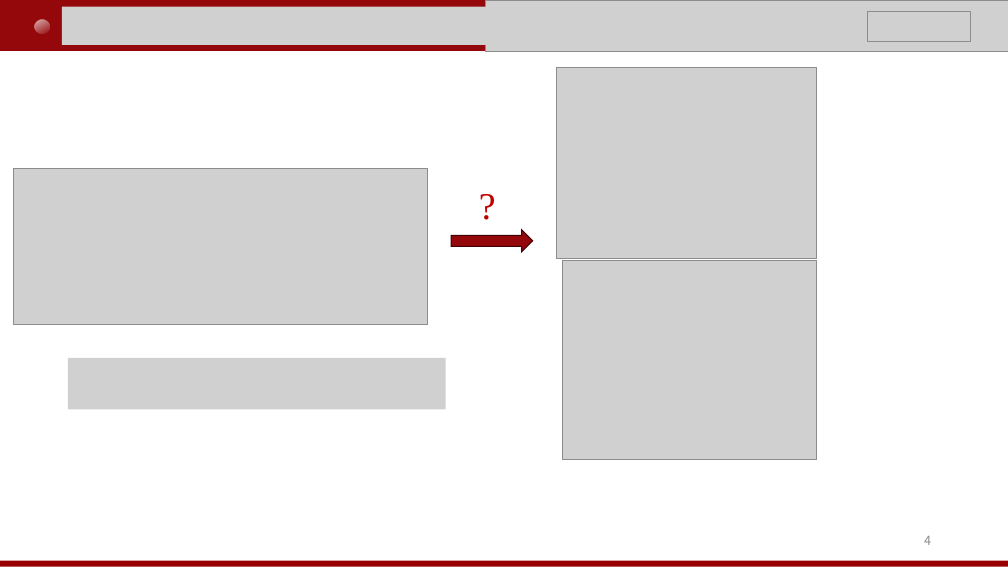
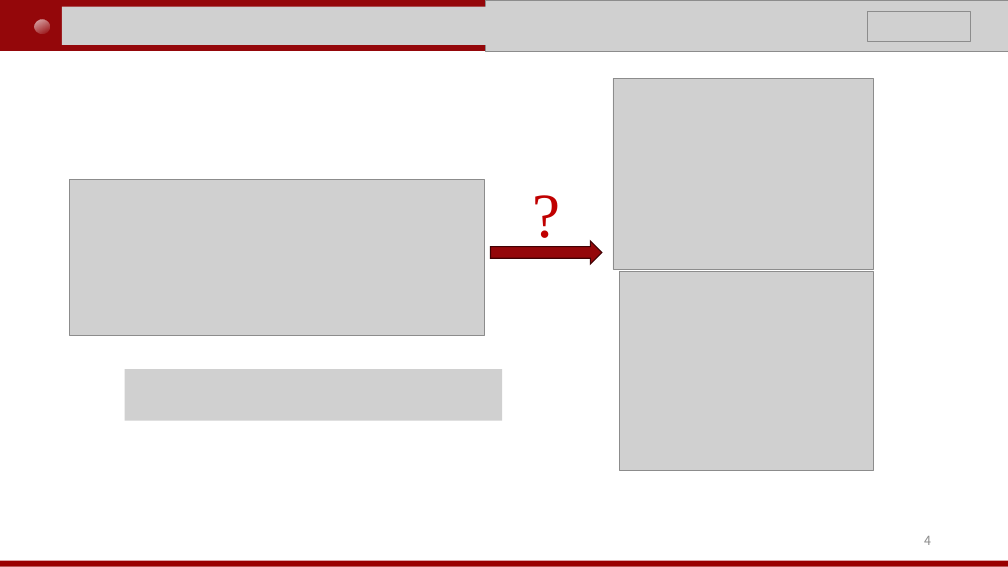
Before and after one commit to WYL-PKU/WYL-PKU.github.io, a slide deck: slide 4 of pdf/PASRML/王艺霖_基于机器学习的行星大气光谱反演.pptx. Drawn at 1008x567 pixels with LibreOffice and Linux fonts; fonts in the diff are those of the drawing; grey boxes stand for pictures. Boxes give left, top, right and bottom in pixels: in the first picture for what was removed or moved away, otherwise in the second. Text is boxed around its words. In the diff, an @@ line names an element or a change of style, - is before the commit and + after.

```diff
--- a/pdf/PASRML/王艺霖_基于机器学习的行星大气光谱反演.pptx
+++ b/pdf/PASRML/王艺霖_基于机器学习的行星大气光谱反演.pptx
@@ text "?": place and size @@
-text "?" at [472,178,499,231]
+text "?" at [525,171,552,255]
@@ text "?" at [525,171,552,255]: size 36 to 60 pt @@
@@ right arrow: place and size @@
-right arrow at [451,230,533,252]
+right arrow at [491,241,602,265]
@@ 4 pictures: place and size @@
-4 pictures at [13,67,817,459]
+4 pictures at [70,79,873,470]
```
Also in this commit, not shown: 8 other slides changed, 2 other files.
